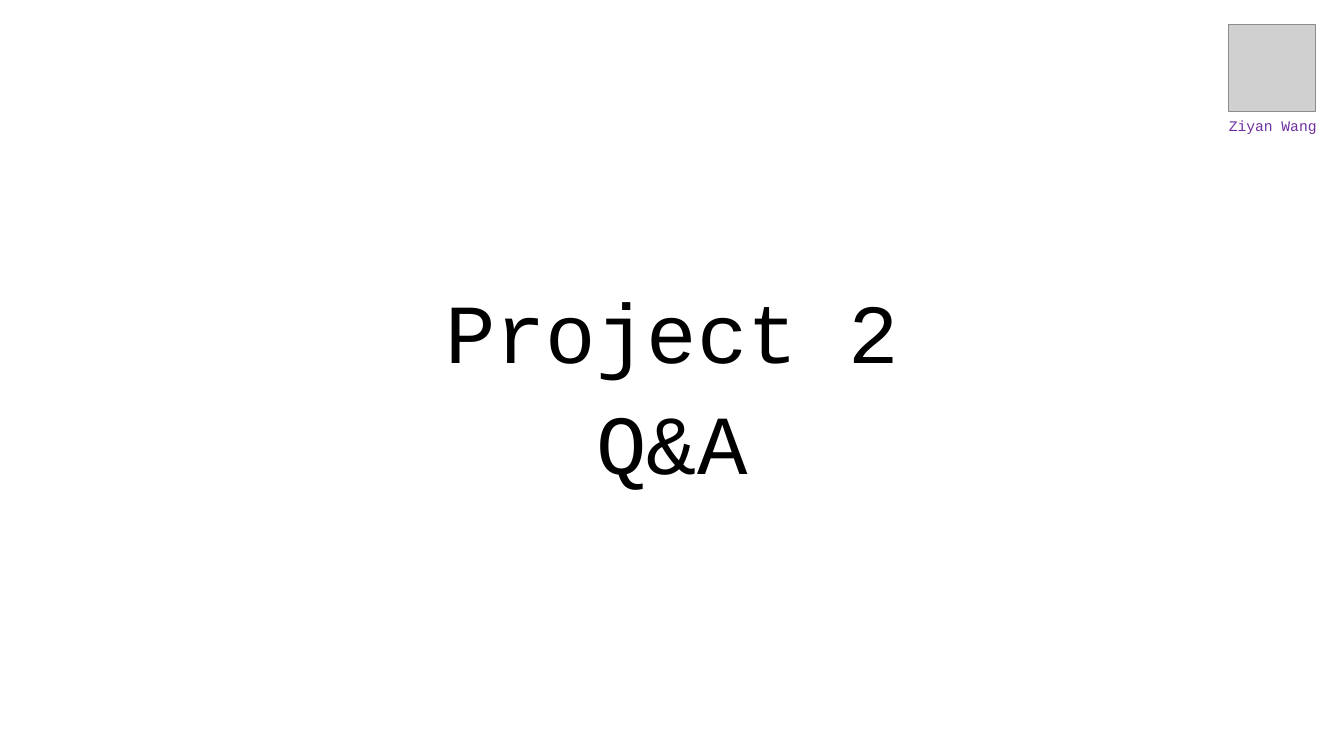
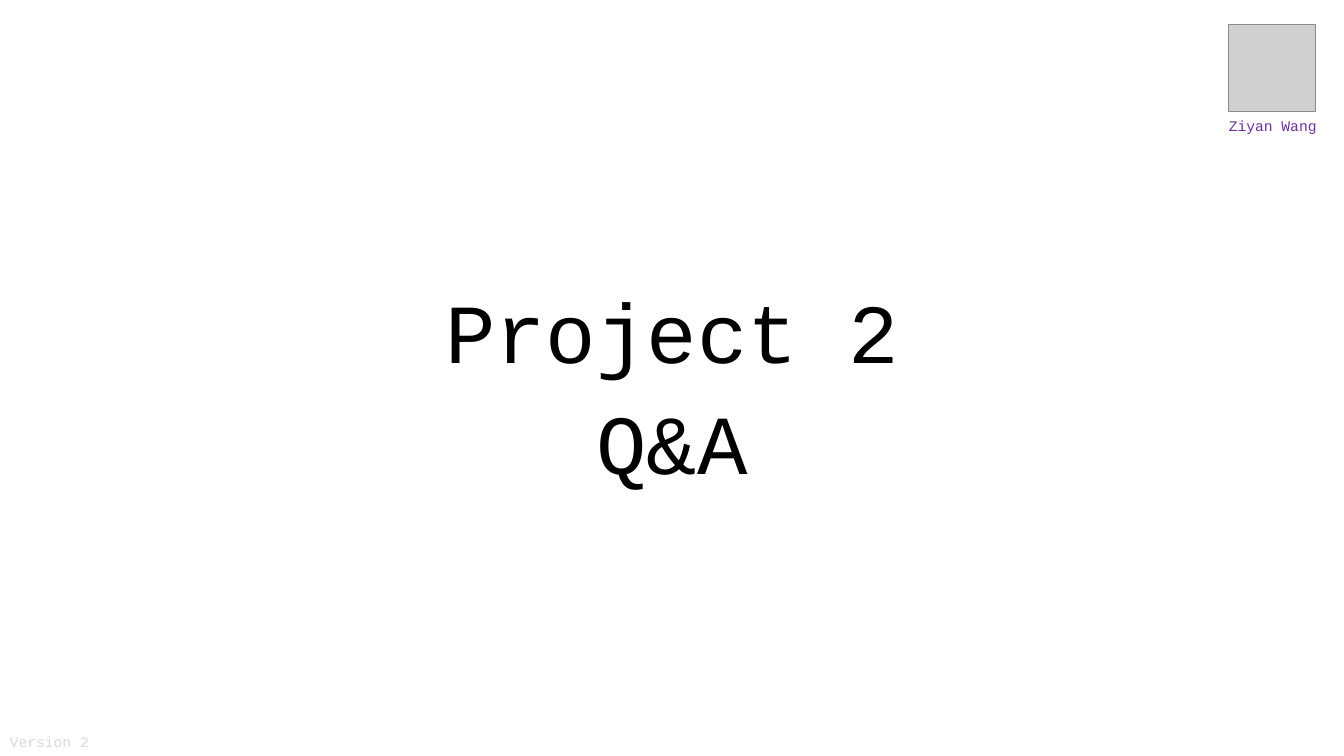
Before and after one commit to ziyan-wang/ziyan-wang.github.io, a slide deck: slide 1 of files/sysu-dcs290/project2-qa.pptx. Drawn at 1344x756 pixels with LibreOffice and Linux fonts; fonts in the diff are those of the drawing; grey boxes stand for pictures. Boxes give left, top, right and bottom in pixels: in the first picture for what was removed or moved away, otherwise in the second. Text is boxed around its words. In the diff, an @@ line names an element or a change of style, - is before the commit and + after.

```diff
--- a/files/sysu-dcs290/project2-qa.pptx
+++ b/files/sysu-dcs290/project2-qa.pptx
@@ text added at box(10, 736, 89, 753), 10.5 pt, text #D9D9D9 @@
+Version 2
```
Also in this commit, not shown: 1 other slide changed, 1 slide added, 1 other file.
